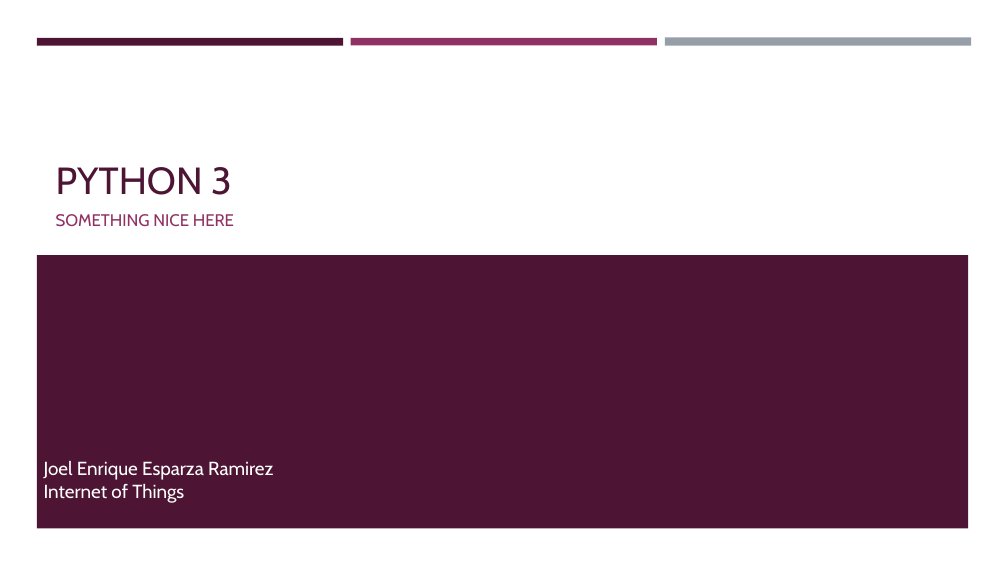
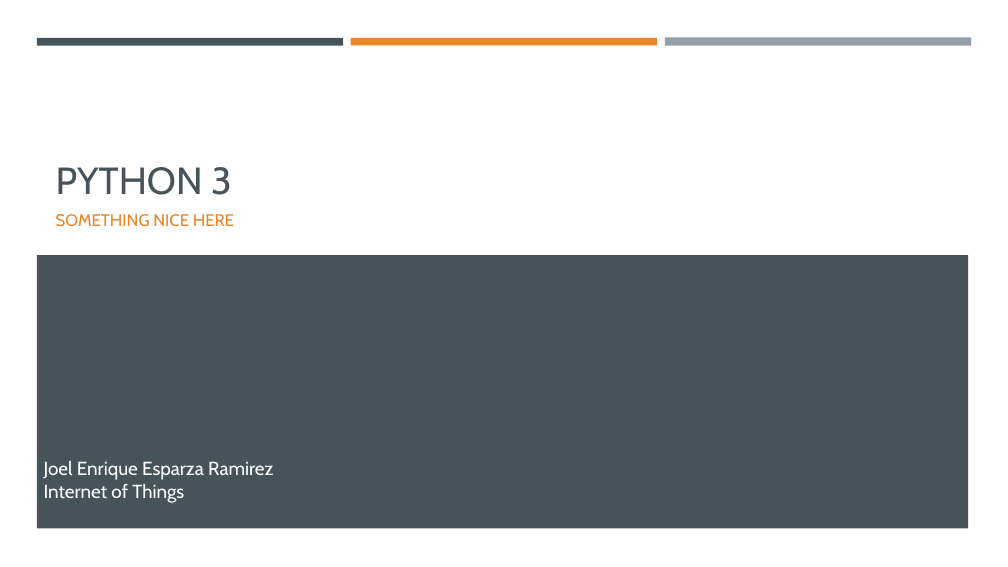
Before and after one commit to Ghost0396/iot, a slide deck: slide 1 of python/Python 3.pptx. Drawn at 1008x567 pixels with LibreOffice and Linux fonts; fonts in the diff are those of the drawing. Boxes give left, top, right and bottom in pixels: in the first picture for what was removed or moved away, otherwise in the second. Text is boxed around its words. In the diff, an @@ line names an element or a change of style, - is before the commit and + after.

Commit message:
Internet lecture, FAQ,md added. Changed letures.txt to .md. Python and git theme updated

```diff
--- a/python/Python 3.pptx
+++ b/python/Python 3.pptx
@@ rectangle at [37,38,343,45]: fill #4D1434 to #465359 @@
@@ rectangle at [351,38,657,45]: fill #903163 to #ED8428 @@
@@ title "PYTHON 3" at [56,167,232,195]: text colour #4D1434 to #465359 @@
@@ subtitle "SOMETHING NICE HERE" at [56,214,234,227]: text colour #903163 to #ED8428 @@
@@ rectangle at [37,255,969,528]: fill #4D1434 to #465359 @@
```
Also in this commit, not shown: 15 other slides changed, 5 other files.
